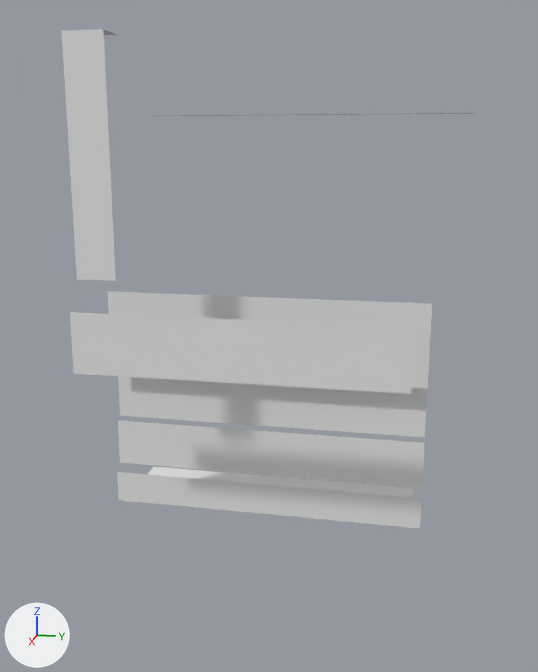
The glTF model assets/models/AddBuilding_Glass.glb: old version first, new version second.
Both versions are drawn from a 50 mm camera at (0.1036, 0.0143, -0.0128) aimed at (-0.0057, -0.0076, -0.0401). Arrows for +X, +Y and +Z are at lower left; the lights stay in place. Where no turn or scale is listed for an object, it has been applied to the vertices. Vertices at the same position are counted once.

The first picture shows 'AddBuilding_Glass'.
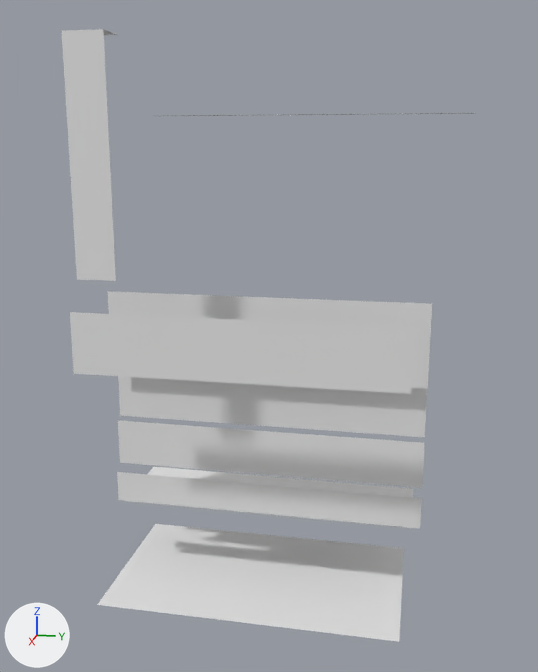
What differs and where, as boxes (x1, y1, x2, y2) in the pictures (538 x 672 px):
'AddBuilding_Glass', reshaped (23% taller)
    before: (62, 29, 474, 529)
    after: (62, 29, 474, 642)
part 1 of me_mesh_0, added
    after: (97, 524, 404, 642)

The edits, one by one:
me_mesh_0 has 46 vertices, 24 faces and spans x -0.0218..0.0152, y -0.0322..0.0211, z -0.0782..0.0018.
me_mesh_0 is used by ob_addbuilding_glass; location (-0.0029, 0.0, 0.0).
Verts and faces of me_mesh_0; kept vertices keep their numbers, new ones are numbered from 46.
Part 1, on me_mesh_0:
New vertex 46 is at (0.0107, 0.0142, -0.0811), pixel (399, 641).
New vertex 47 is at (0.0107, -0.0322, -0.0812), pixel (97, 604).
New vertex 48 is at (-0.016, -0.0322, -0.0812), pixel (155, 523).
New vertex 49 is at (-0.016, 0.0142, -0.0811), pixel (403, 547).
New faces: (46, 47, 48), (46, 48, 49).
